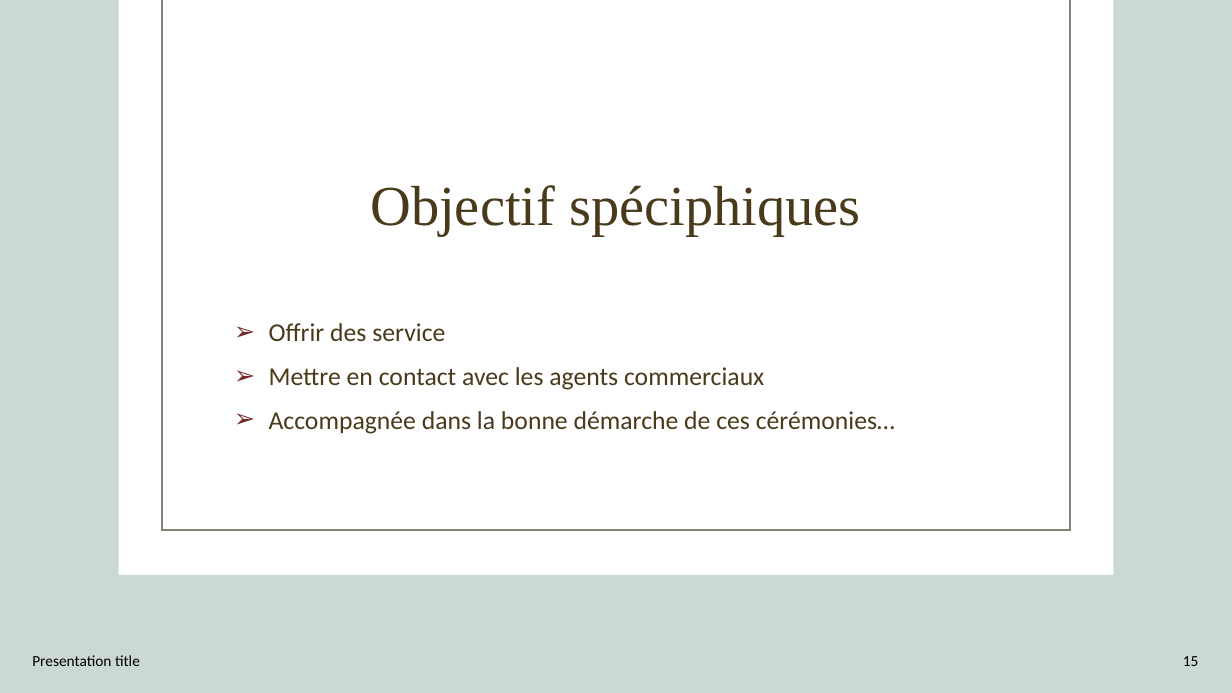
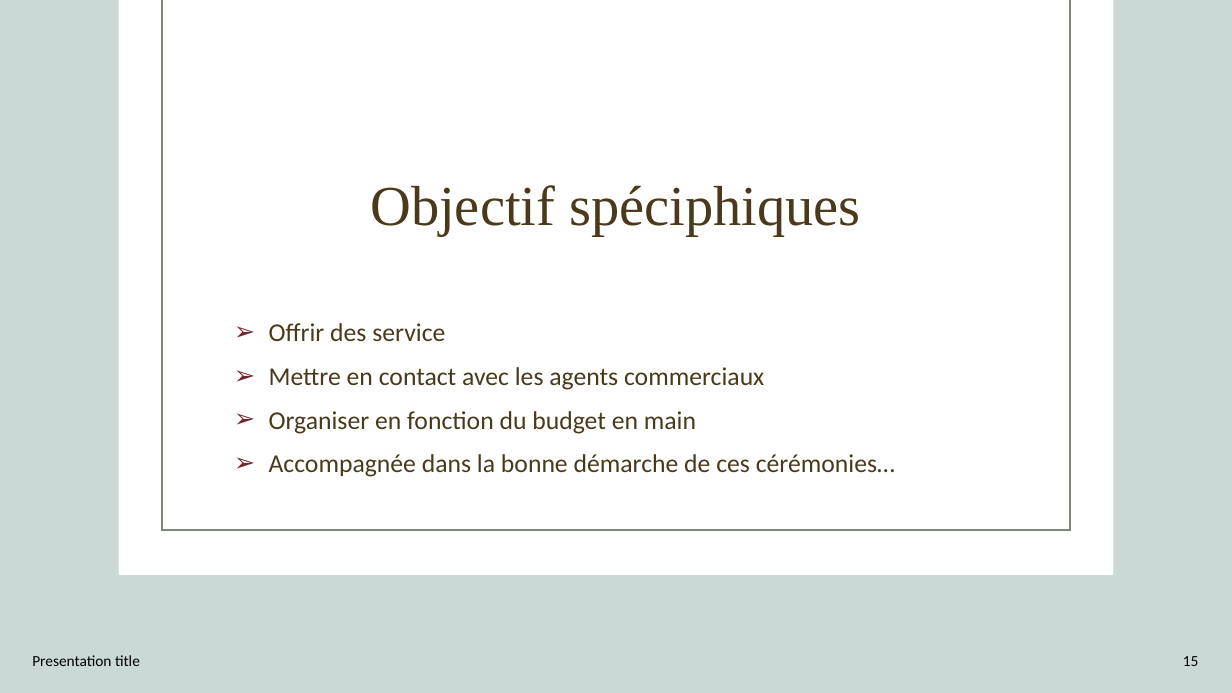
Before and after one commit to AbouSoulama/Projet_de_fin_de_formation_Aboubacar_Soulama, a slide deck: slide 15 of SOULAMA_Aboubacar_CONCEPTION PROJET DE FIN DE FORMATION.pptx. Drawn at 1232x693 pixels with LibreOffice and Linux fonts; fonts in the diff are those of the drawing; background and template pictures are left out. Boxes give left, top, right and bottom in pixels: in the first picture for what was removed or moved away, otherwise in the second. Text is boxed around its words. In the diff, an @@ line names an element or a change of style, - is before the commit and + after.

```diff
--- a/SOULAMA_Aboubacar_CONCEPTION PROJET DE FIN DE FORMATION.pptx
+++ b/SOULAMA_Aboubacar_CONCEPTION PROJET DE FIN DE FORMATION.pptx
@@ text at [269, 411, 696, 434]: paragraph added @@
+➢ Organiser en fonction du budget en main
```
Also in this commit, not shown: 12 other slides changed, 2 slides added, 12 other files.
